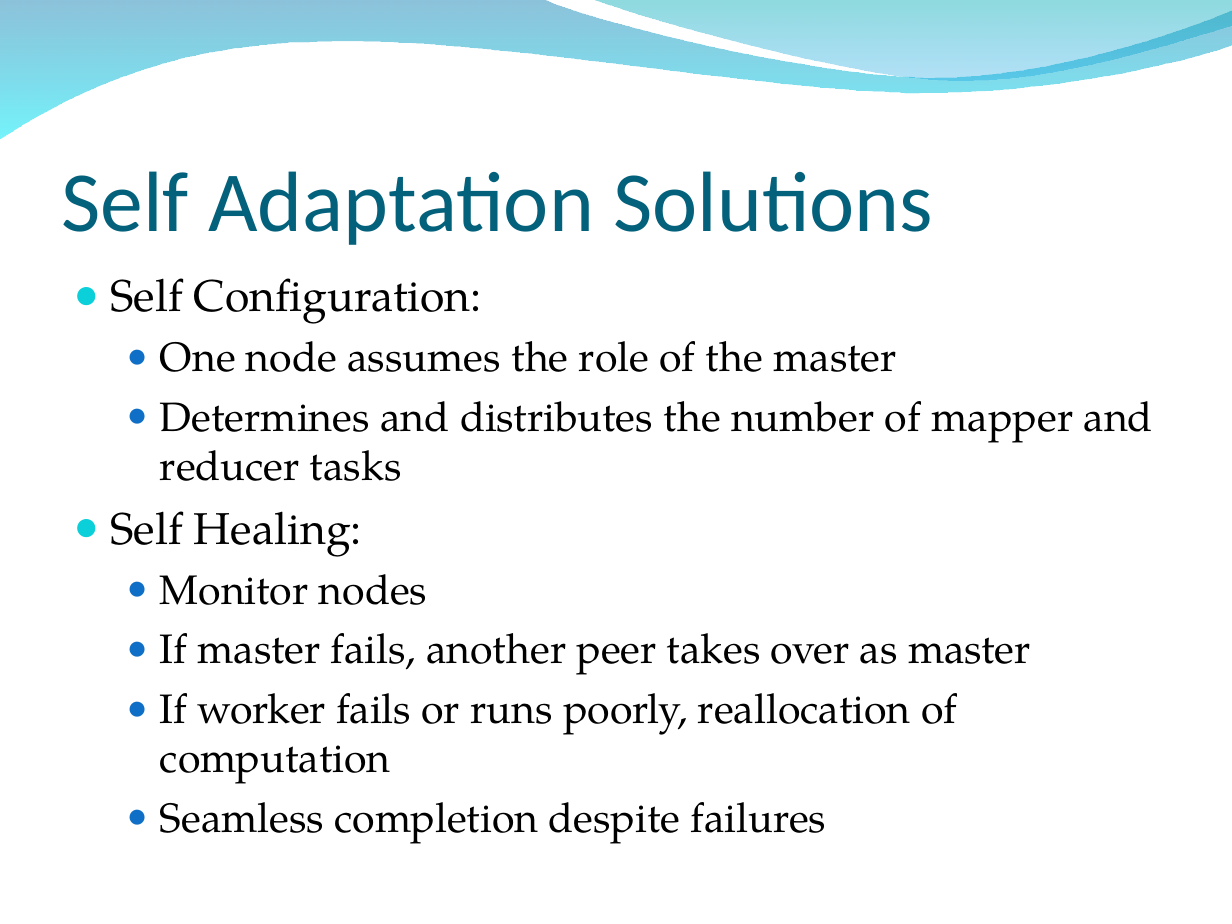
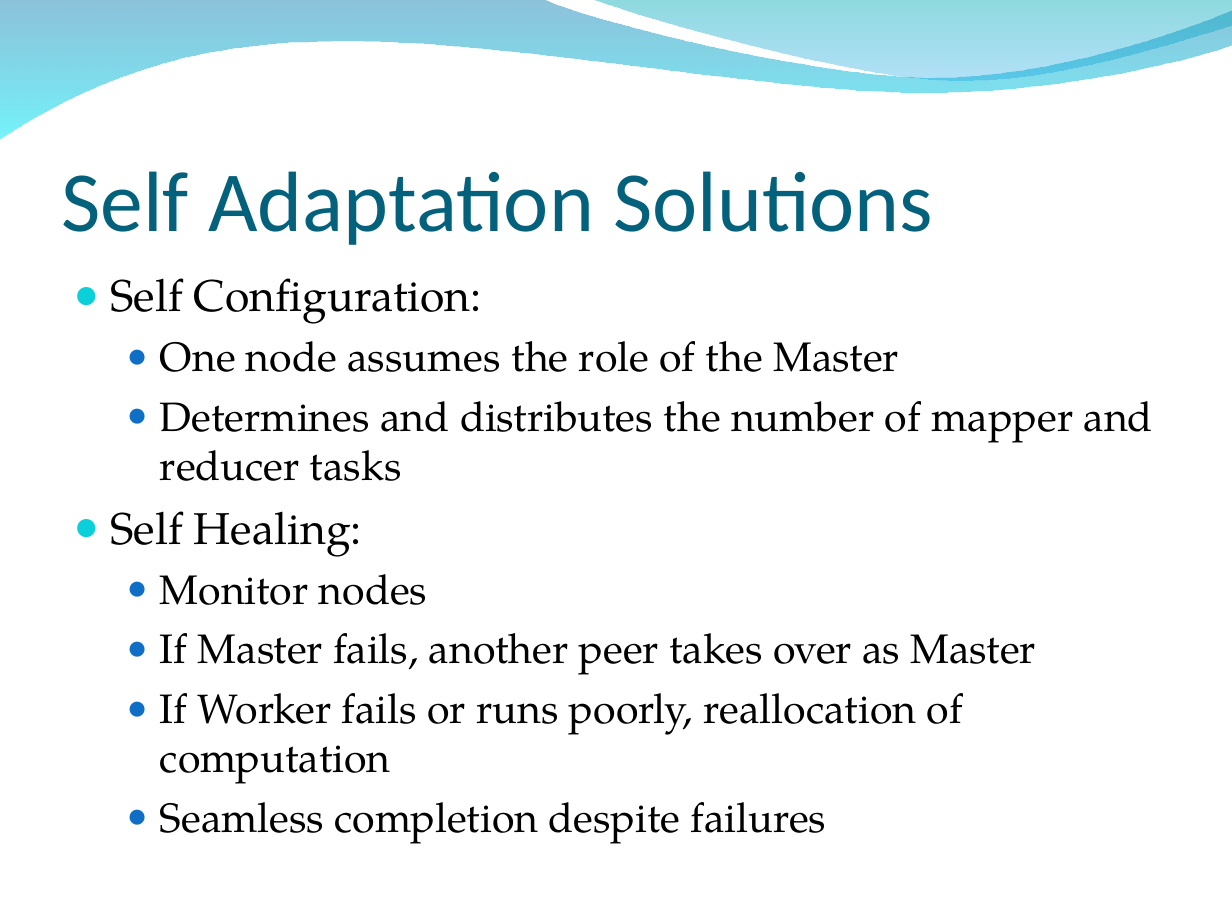
Before and after one commit to osecki/cs647, a slide deck: slide 5 of Documentation/Presentation.ppt. Drawn at 1232x924 pixels with LibreOffice and Linux fonts; fonts in the diff are those of the drawing; background and template pictures are left out. Boxes give left, top, right and bottom in pixels: in the first picture for what was removed or moved away, otherwise in the second. Text is boxed around its words. In the diff, an @@ line names an element or a change of style, - is before the commit and + after.

```diff
--- a/Documentation/Presentation.ppt
+++ b/Documentation/Presentation.ppt
@@ text at bbox=[160, 341, 899, 372]: text changed @@
-  ● One node assumes the role of the master
+  ● One node assumes the role of the Master
@@ text at bbox=[160, 633, 1036, 784]: text changed @@
-  ● If master fails, another peer takes over as master
-  ● If worker fails or runs poorly, reallocation of computation
+  ● If Master fails, another peer takes over as Master
+  ● If Worker fails or runs poorly, reallocation of computation
```
Also in this commit, not shown: 3 other slides changed, 3 other files.
